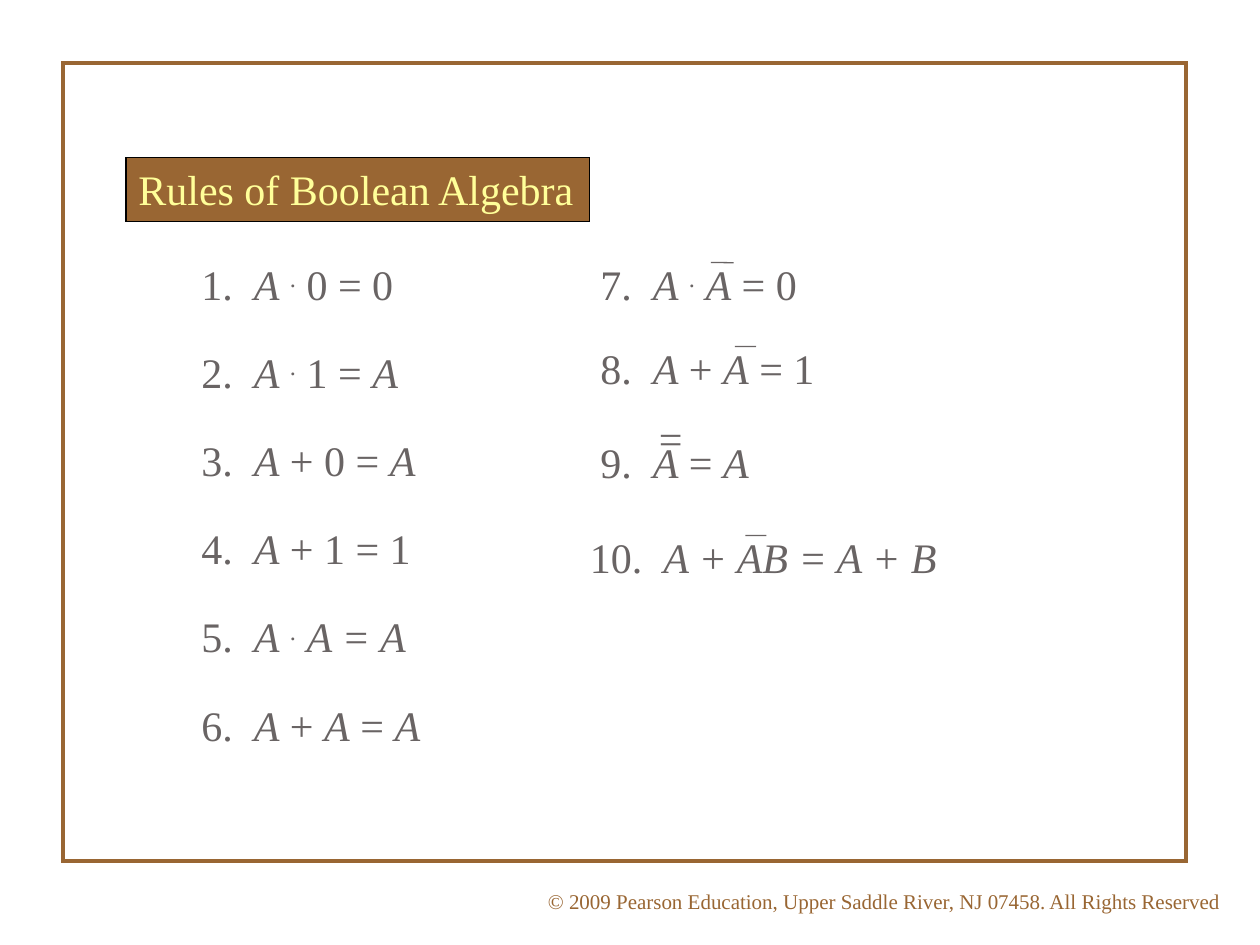
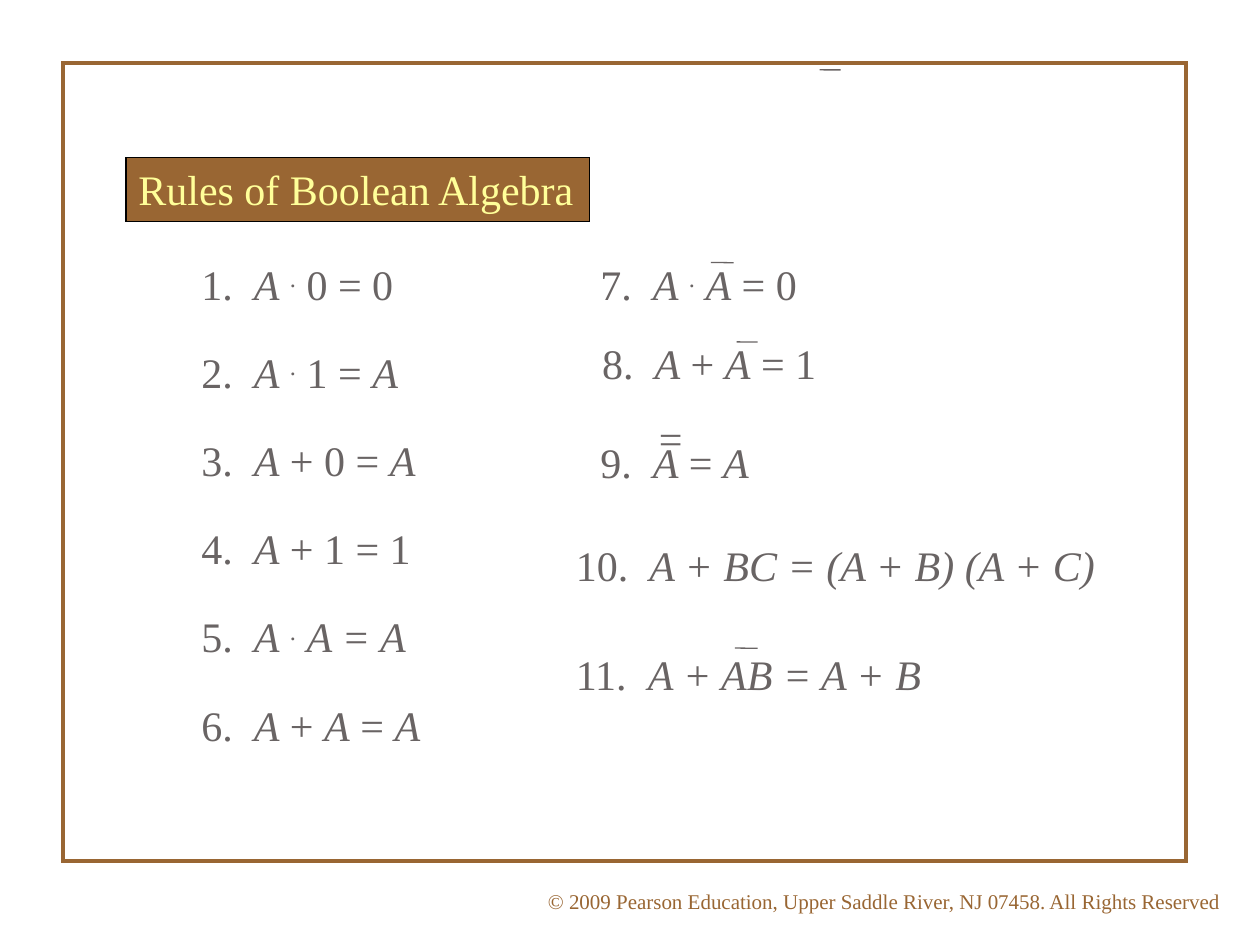
Before and after one commit to kevindeslauriers/ICS3U-2016, a slide deck: slide 6 of Unit Three/src/com.bayviewglen.dayfive/deMorgans Laws and Logical Expressions.pptx. Drawn at 1260x945 pixels with LibreOffice and Linux fonts; fonts in the diff are those of the drawing. Boxes give left, top, right and bottom in pixels: in the first picture for what was removed or moved away, otherwise in the second. Text is boxed around its words. In the diff, an @@ line names an element or a change of style, - is before the commit and + after.

```diff
--- a/Unit Three/src/com.bayviewglen.dayfive/deMorgans Laws and Logical Expressions.pptx
+++ b/Unit Three/src/com.bayviewglen.dayfive/deMorgans Laws and Logical Expressions.pptx
@@ line moved from (746, 536) - (766, 536) to (820, 69) - (840, 69) @@
@@ text "8. A + A = ...": place and size @@
-text "8. A + A = ..." at (600,356,814,385)
+text "8. A + A = ..." at (602,351,816,380)
@@ line moved from (735, 346) - (756, 346) to (737, 341) - (757, 341) @@
@@ text added at (576,552,1095,590), 24 pt, text #696464, italic @@
+10. A + BC = (A + B) (A + C)
@@ line added from (735, 648) to (757, 649), #696464 0.75 pt @@
@@ text at (576,662,921,691): text changed @@
-10. A + AB = A + B
+11. A + AB = A + B
```
Also in this commit, not shown: 8 other slides changed, 1 slide removed.
